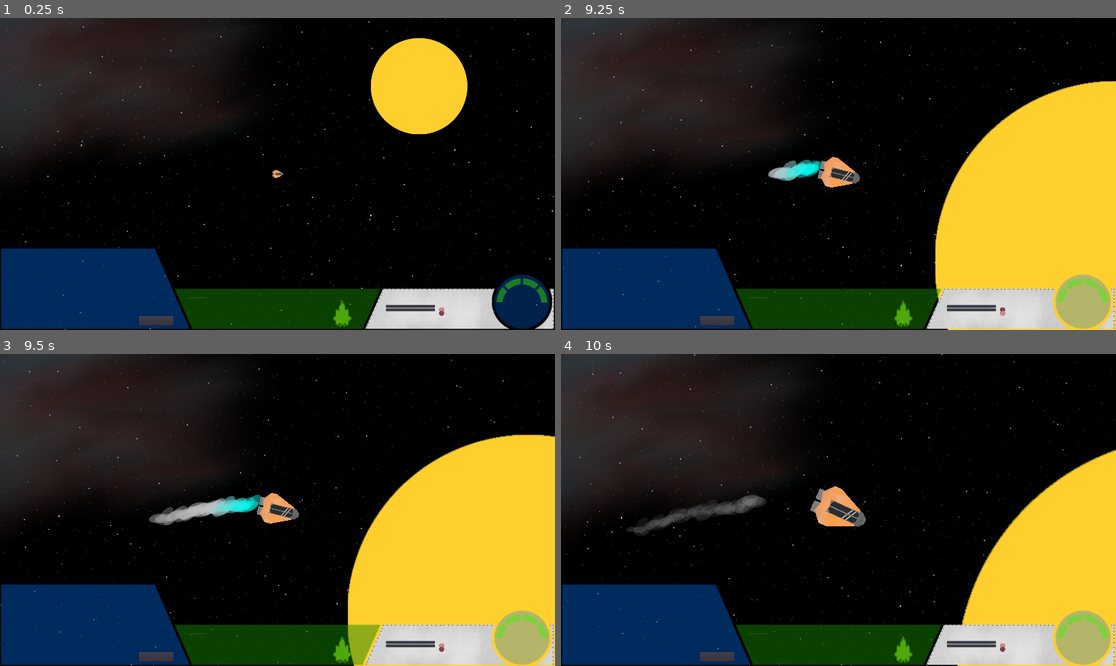
Above: before the commit, frames 1-4 (two rows, left to right).
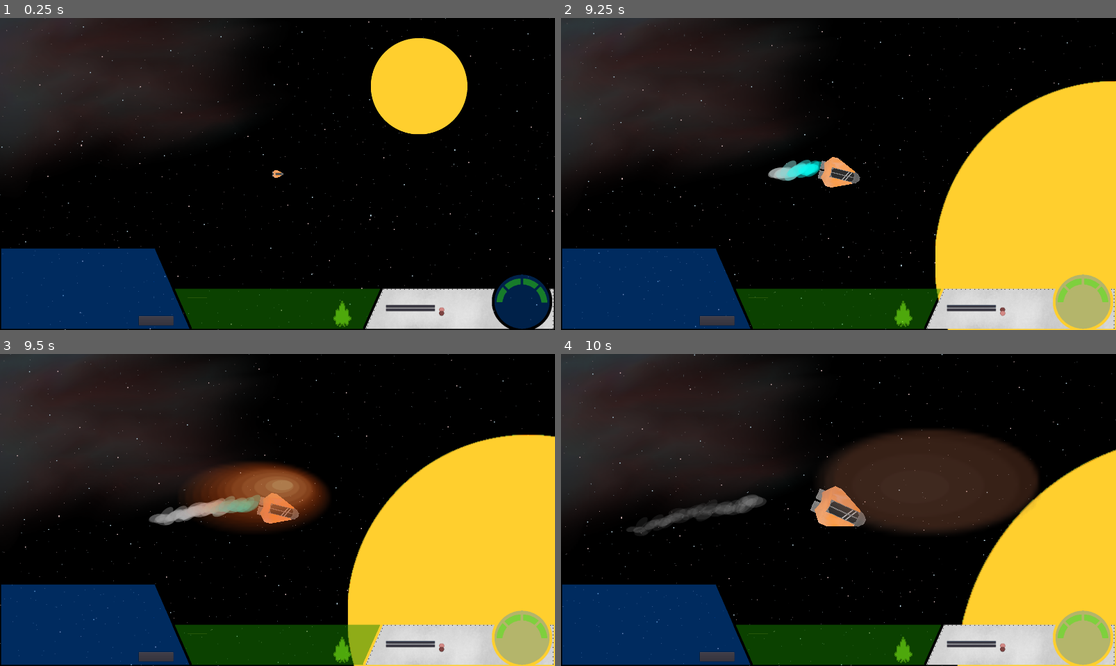
Above: after the commit, the same moments.

Repository: 029614/RedVoid
Game: Godot game, scene res://NewMain.tscn
Two runs of this game, one before a commit and one after it. Both use one fixed random seed, a clock stepped at 60 frames per second and the inputs below.
Inputs (mouse positions are in pixels of both pictures, inside the frame that each line leads up to):
- Up to frame 1 (0.25 s): no input
- Up to frame 2 (9.25 s): click "Missile Alert" at 0.5 s; click "Radar Lock" at 1.25 s; click "Reset" at 2 s; move the mouse to (960, 158) at 2.77 s; hold Right (ui_right) 2.78-3.53 s; tap O (orbit) at 2.85, 3.6, 4.55, 5.3, 6.05, 6.6, 7.55, 8.3, 9.05 s; click (960, 158) at 2.92 s; move the mouse to (727, 189) at 3.52 s; hold Down (ui_down) 3.53-4.28 s; move the mouse to (894, 105) at 4.27 s; hold Right (ui_right) 4.28-5.03 s; hold Mouse wheel up (zoom_in) 4.28-5.03 s; move the mouse to (810, 236) at 5.02 s; hold Up (ui_up) 5.03-5.78 s; tap Mouse wheel up (zoom_in) at 5.1 s; click (810, 236) at 5.17 s; move the mouse to (1005, 220) at 5.77 s; hold Mouse wheel down (zoom_out) 5.78-6.53 s; hold Left (ui_left) 5.78-7.28 s; move the mouse to (672, 127) at 6.52 s; move the mouse to (866, 174) at 7.27 s; hold Down (ui_down) 7.28-8.03 s; hold Mouse wheel up (zoom_in) 7.28-8.03 s; click (866, 174) at 7.42 s; move the mouse to (755, 96) at 8.02 s; hold Right (ui_right) 8.03-8.78 s; tap Mouse wheel down (zoom_out) at 8.1 s; move the mouse to (960, 158) at 8.77 s; hold Up (ui_up) from 8.78 s (still down); hold Mouse wheel up (zoom_in) from 8.78 s (still down)
- Up to frame 3 (9.5 s): keep holding Up (ui_up); keep holding Mouse wheel up (zoom_in)
- Up to frame 4 (10 s): move the mouse to (727, 525) at 9.52 s; release Up (ui_up) at 9.53 s; release Mouse wheel up (zoom_in) at 9.53 s; hold Right (ui_right) from 9.53 s (still down); tap Mouse wheel down (zoom_out) at 9.6 s; click (727, 525) at 9.67 s; tap O (orbit) at 9.8 s

Frames 1-2 are identical in both runs. In frame 3, 4.3% of the frame differs, in the area x 33-60%, y 34-57%; in frame 4, 9.8%, in the area x 47-86%, y 24-58%.

Commit message:
Particles Update: HeatShield
Added HeatShield when you're too low in a planets orbit and traveling too fast.

Explosions still suck.

Diff:
--- /dev/null
+++ b/Assets/Particles/HeatShield.tscn
@@ -0,0 +1,39 @@
+[gd_scene load_steps=7 format=2]
+
+[ext_resource path="res://Assets/Particles/EngineExhaust.png" type="Texture" id=1]
+
+[sub_resource type="Gradient" id=4]
+offsets = PoolRealArray( 0, 0.481481, 0.888889 )
+colors = PoolColorArray( 1, 0.952941, 0.701961, 0.0509804, 1, 0.305882, 0, 0.0352941, 0.607843, 0.607843, 0.607843, 0.0196078 )
+
+[sub_resource type="GradientTexture" id=2]
+gradient = SubResource( 4 )
+width = 4096
+
+[sub_resource type="Curve" id=5]
+max_value = 5.0
+_data = [ Vector2( 0, 0.6 ), 0.0, 0.0, 0, 0, Vector2( 0.234177, 2.36364 ), 3.91736, 3.91736, 0, 0, Vector2( 0.778481, 4.81818 ), 0.0, 0.0, 0, 0, Vector2( 1, 0.863636 ), 0.0, 0.0, 0, 0 ]
+
+[sub_resource type="CurveTexture" id=6]
+curve = SubResource( 5 )
+
+[sub_resource type="ParticlesMaterial" id=3]
+flag_disable_z = true
+spread = 0.0
+gravity = Vector3( 0, 0, 0 )
+orbit_velocity = 0.0
+orbit_velocity_random = 0.0
+scale_random = 0.24
+scale_curve = SubResource( 6 )
+color_ramp = SubResource( 2 )
+
+[node name="HeatShield" type="Node2D"]
+
+[node name="Particles2D" type="Particles2D" parent="."]
+modulate = Color( 1, 1, 1, 0.0823529 )
+emitting = false
+amount = 600
+lifetime = 0.3
+local_coords = false
+process_material = SubResource( 3 )
+texture = ExtResource( 1 )
--- a/Player/Actor.gd
+++ b/Player/Actor.gd
@@ -40,6 +40,7 @@
 #physics
 var acceleration = 0
 var friction = 1
+var v_dir = Vector2()
 
 #speed managers
 export (int) var speed = 500
@@ -58,6 +59,7 @@
 var _map_view = false
 var _local_view = false
 var _player_is_landed = false
+var _heat_shield = false
 
 
 
@@ -156,6 +158,19 @@
             fuel += 10
             fuel = clamp(fuel, 0, fuel_cap)
             print("refueling - ", fuel/float(fuel_cap)*100)
+
+        #Heat shield
+        if planet:
+            if global_position.distance_to(planet.global_position) < 400 and current_speed > 150 and _heat_shield == false:
+                _heat_shield = true
+                $HeatShield/HeatShield2/Particles2D.set_emitting(true)
+            elif global_position.distance_to(planet.global_position) > 400 and _heat_shield == true or current_speed < 150 and _heat_shield == true:
+                _heat_shield = false
+                $HeatShield/HeatShield2/Particles2D.set_emitting(false)
+            else:
+                pass
+        if _heat_shield == true:
+            $HeatShield.look_at(velocity/delta)
 
         updateGauge()
 
--- a/Player/Actor.tscn
+++ b/Player/Actor.tscn
@@ -1,5 +1,6 @@
-[gd_scene load_steps=17 format=2]
+[gd_scene load_steps=18 format=2]
 
+[ext_resource path="res://Assets/Particles/HeatShield.tscn" type="PackedScene" id=1]
 [ext_resource path="res://Player/Actor.gd" type="Script" id=6]
 [ext_resource path="res://starsBack.png" type="Texture" id=7]
 [ext_resource path="res://starsPar.png" type="Texture" id=8]
@@ -154,3 +155,8 @@
 
 [node name="GunCoords" type="Position2D" parent="."]
 position = Vector2( 162.828, 0 )
+
+[node name="HeatShield" type="Position2D" parent="."]
+
+[node name="HeatShield2" parent="HeatShield" instance=ExtResource( 1 )]
+position = Vector2( 139.86, 0 )
Binary file added: Assets/Particles/Cone.png
Not shown, added: Assets/Particles/Cone.png.import
